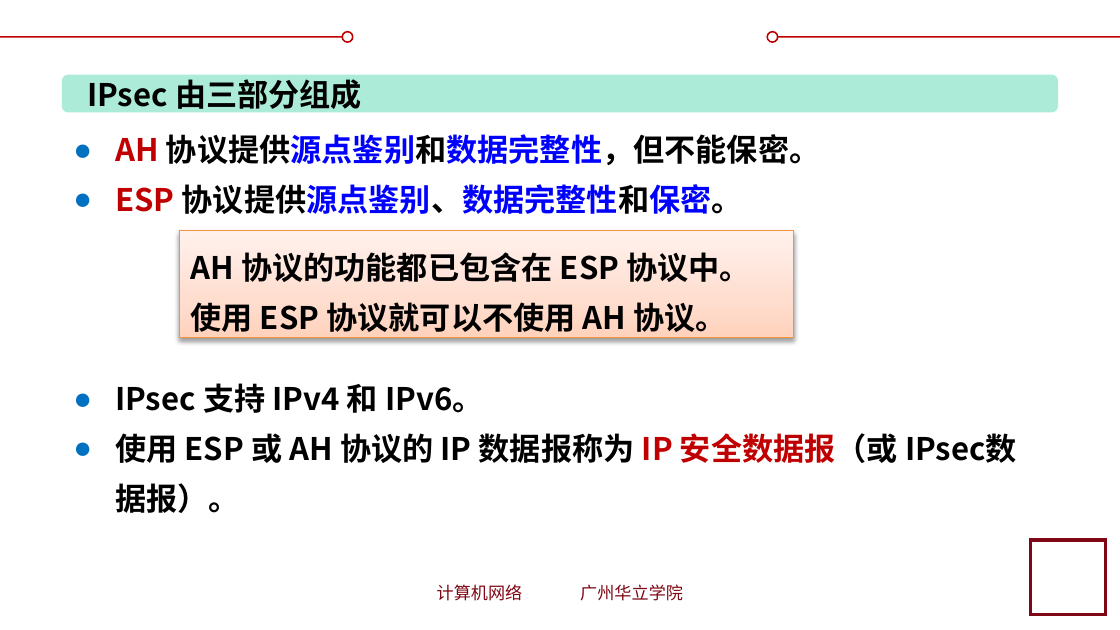
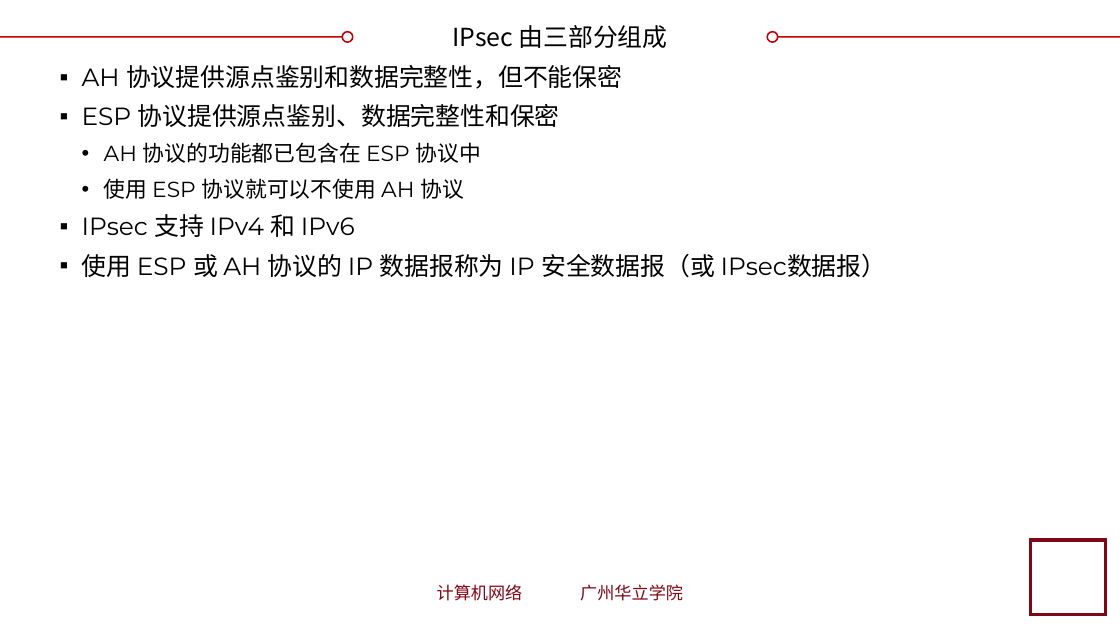
Before and after one commit to glplaman/glplaman.github.io, a slide deck: slide 71 of network/ppt/chap7.pptx (slide 73 before the commit). Drawn at 1120x630 pixels with LibreOffice and Linux fonts; fonts in the diff are those of the drawing; background and template pictures are left out. Boxes give left, top, right and bottom in pixels: in the first picture for what was removed or moved away, otherwise in the second. Text is boxed around its words. In the diff, an @@ line names an element or a change of style, - is before the commit and + after.

```diff
--- a/network/ppt/chap7.pptx
+++ b/network/ppt/chap7.pptx
@@ title "IPsec 由三部分组成": place and size @@
-title "IPsec 由三部分组成" at box(87, 79, 362, 115)
+title "IPsec 由三部分组成" at box(452, 25, 668, 48)
@@ title "IPsec 由三部分组成" at box(452, 25, 668, 48): size 20 to 16 pt, bold off; alignment left to centre; vertical alignment top to middle @@
@@ rounded rectangle removed at box(62, 75, 1058, 113) @@
@@ text at box(82, 65, 887, 278): text changed; size 20 to 16 pt; font Noto Sans CJK SC to Montserrat; bold off @@
-● AH 协议提供源点鉴别和数据完整性，但不能保密。
-● ESP 协议提供源点鉴别、数据完整性和保密。
-● IPsec 支持 IPv4 和 IPv6。
-● 使用 ESP 或 AH 协议的 IP 数据报称为 IP 安全数据报（或 IPsec数据报）。
+▪ AH 协议提供源点鉴别和数据完整性，但不能保密
+▪ ESP 协议提供源点鉴别、数据完整性和保密
+  • AH 协议的功能都已包含在 ESP 协议中
+  • 使用 ESP 协议就可以不使用 AH 协议
+▪ IPsec 支持 IPv4 和 IPv6
+▪ 使用 ESP 或 AH 协议的 IP 数据报称为 IP 安全数据报（或 IPsec数据报）
@@ rectangle removed at box(179, 231, 793, 337) @@
-AH 协议的功能都已包含在 ESP 协议中。
-使用 ESP 协议就可以不使用 AH 协议。
```
Also in this commit, not shown: 49 other slides changed, 2 slides removed, 5 other files.
